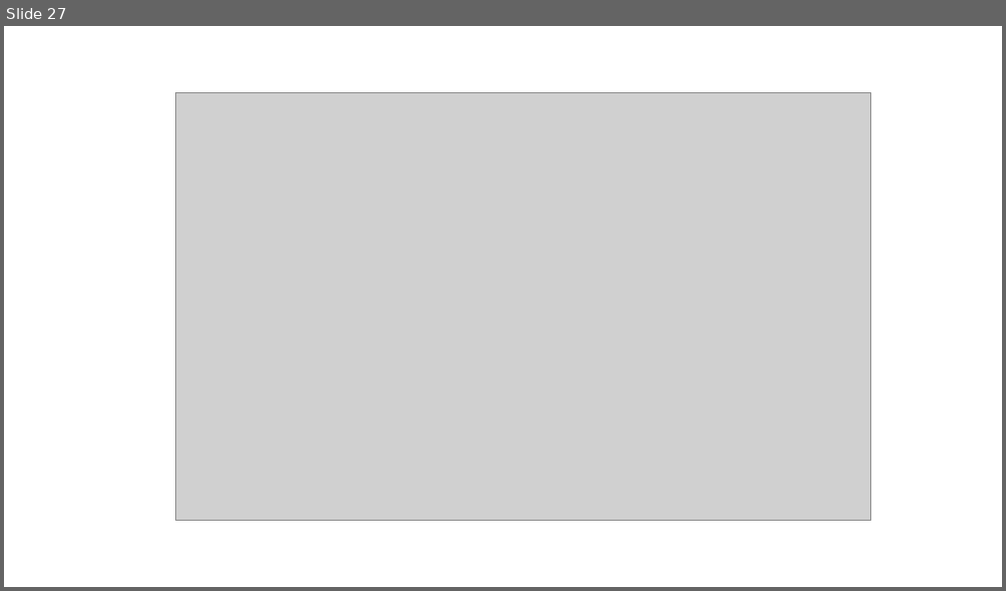
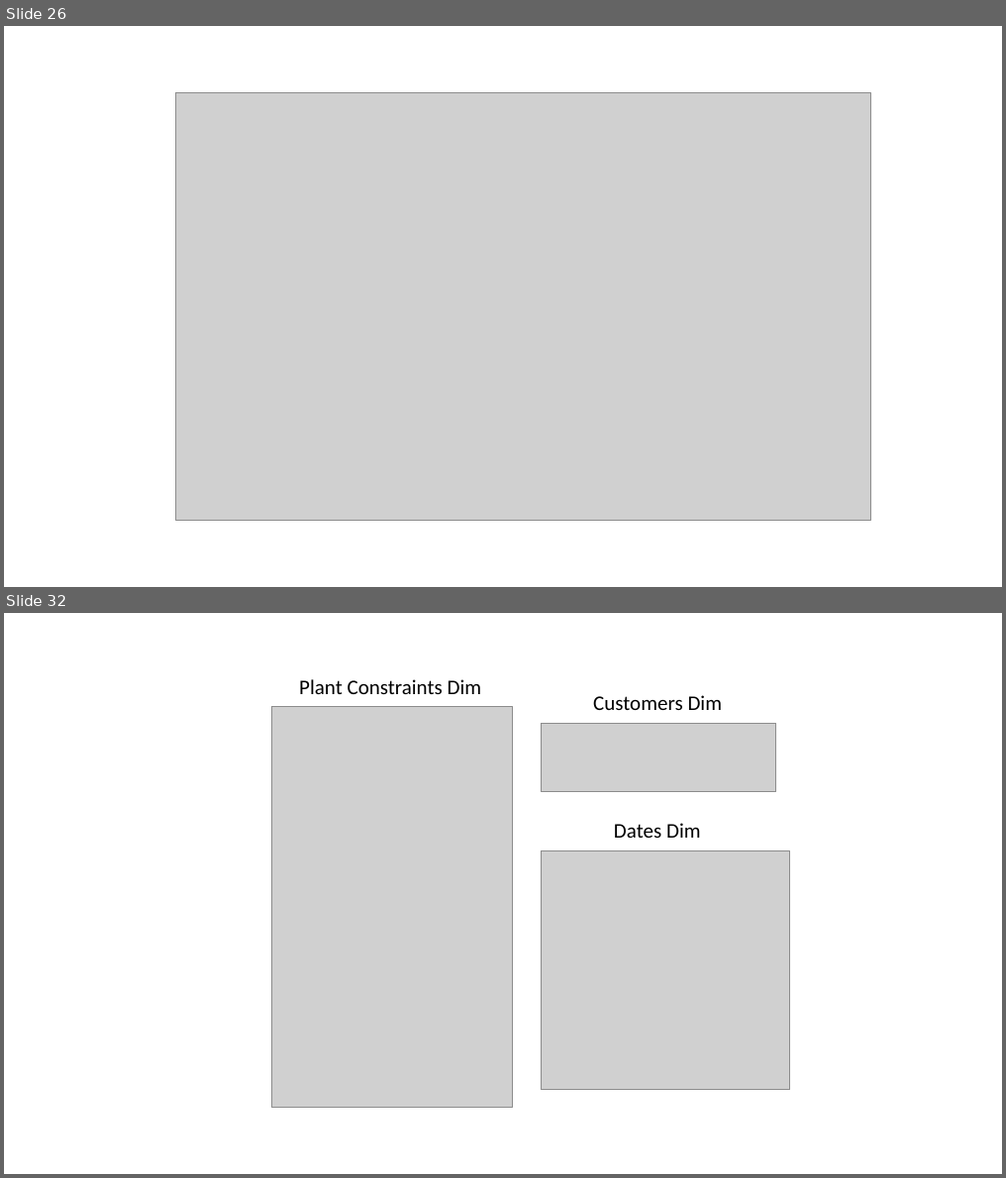
Before and after one commit to jaredbach/LogisticsDataset, a slide deck: Final-Mapping.pptx. Shown one above the other, each under a label of ours: slide 27 before the commit, slides 26 and 32 after it; the slides between them are not shown. The pictures are 1006x591 and 1006x1178 pixels, drawn with LibreOffice and Linux fonts; fonts in the diff are those of the drawing; grey boxes stand for pictures. Boxes give left, top, right and bottom in pixels: in the first picture for what was removed or moved away, otherwise in the second. Text is boxed around its words. In the diff, an @@ line names an element or a change of style, - is before the commit and + after.

```diff
--- a/Final-Mapping.pptx
+++ b/Final-Mapping.pptx
@@ slide 32 added at (x1=4, y1=613, x2=1002, y2=1174), background #FFFFFF @@
@@ text added at (x1=299, y1=679, x2=482, y2=694), 20 pt, text #000000 @@
+Plant Constraints Dim
@@ text added at (x1=593, y1=695, x2=723, y2=710), 20 pt, text #000000 @@
+Customers Dim
@@ picture added at (x1=271, y1=707, x2=512, y2=1108) @@
@@ picture added at (x1=541, y1=723, x2=776, y2=792) @@
@@ text added at (x1=614, y1=823, x2=701, y2=838), 20 pt, text #000000 @@
+Dates Dim
@@ picture added at (x1=541, y1=851, x2=790, y2=1090) @@
@@ what was slide 27 is now slide 26 @@
```
Also in this commit, not shown: 9 other slides added, 1 slide removed, 1 other file.
